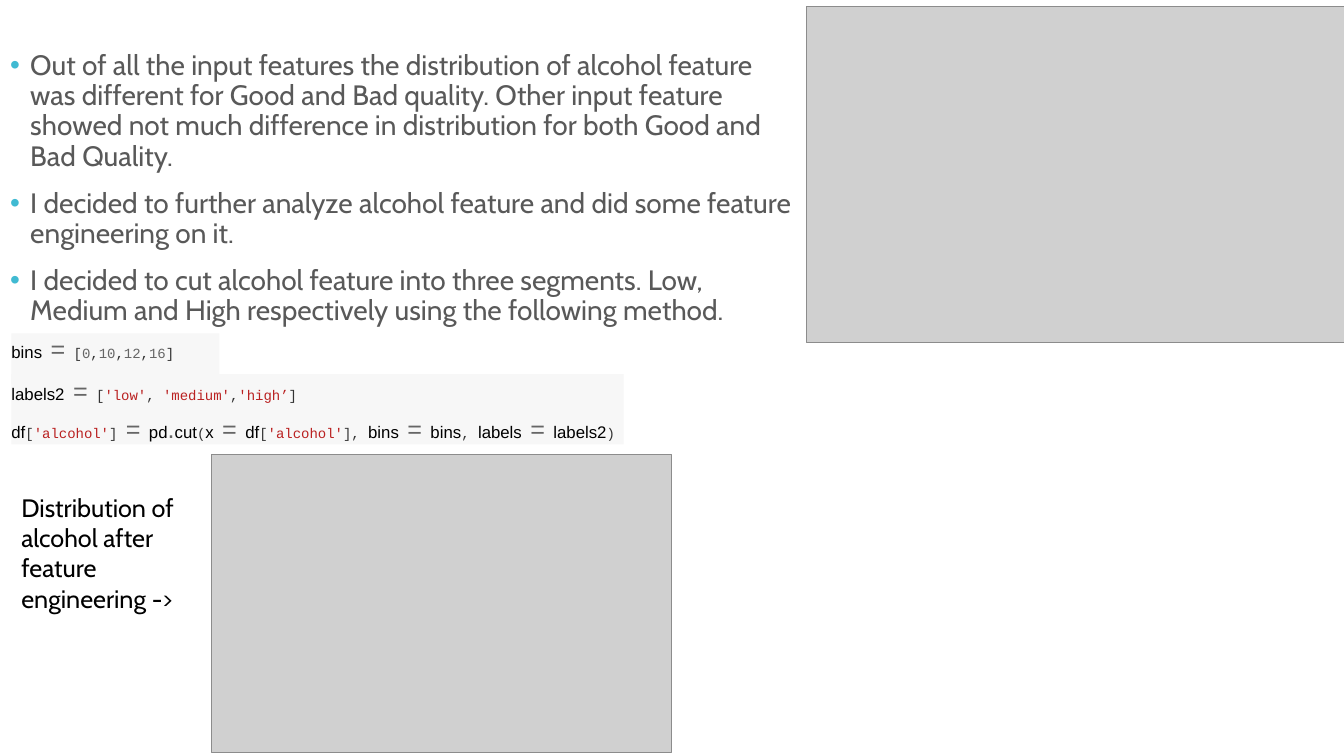
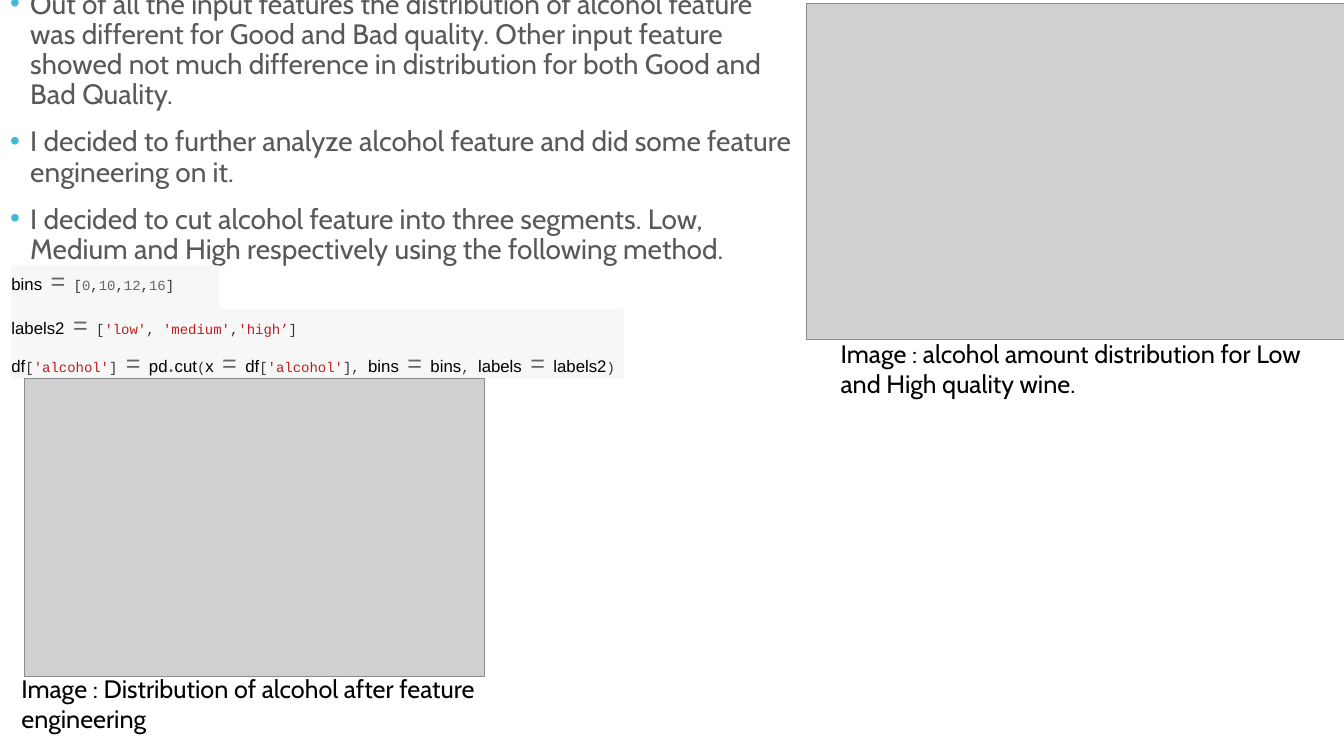
Before and after one commit to BhardwajAnshul/Springboard, a slide deck: slide 9 of Capstone Project 2/5. Report/Wine Quality Project.pptx. Drawn at 1344x756 pixels with LibreOffice and Linux fonts; fonts in the diff are those of the drawing; grey boxes stand for pictures. Boxes give left, top, right and bottom in pixels: in the first picture for what was removed or moved away, otherwise in the second. Text is boxed around its words. In the diff, an @@ line names an element or a change of style, - is before the commit and + after.

```diff
--- a/Capstone Project 2/5. Report/Wine Quality Project.pptx
+++ b/Capstone Project 2/5. Report/Wine Quality Project.pptx
@@ text "Out of all the input ..." rewrapped from [30, 54, 791, 327] to [30, 0, 791, 265] @@
@@ rectangle "bins = [0,10,12,16]": place and size @@
-rectangle "bins = [0,10,12,16]" at [11, 334, 219, 384]
+rectangle "bins = [0,10,12,16]" at [11, 265, 219, 316]
@@ rectangle "labels2 = ['low', 'medium','high’]": place and size @@
-rectangle "labels2 = ['low', 'medium','high’]" at [11, 374, 623, 445]
+rectangle "labels2 = ['low', 'medium','high’]" at [11, 309, 623, 379]
@@ text added at [841, 344, 1300, 400], 18 pt, text #000000 @@
+Image : alcohol amount distribution for Low and High quality wine.
@@ picture: place and size @@
-picture at [212, 455, 673, 752]
+picture at [24, 379, 485, 677]
@@ text at [21, 679, 474, 734]: text changed @@
-Distribution of alcohol after feature engineering ->
+Image : Distribution of alcohol after feature engineering
```
Also in this commit, not shown: 2 other files.
